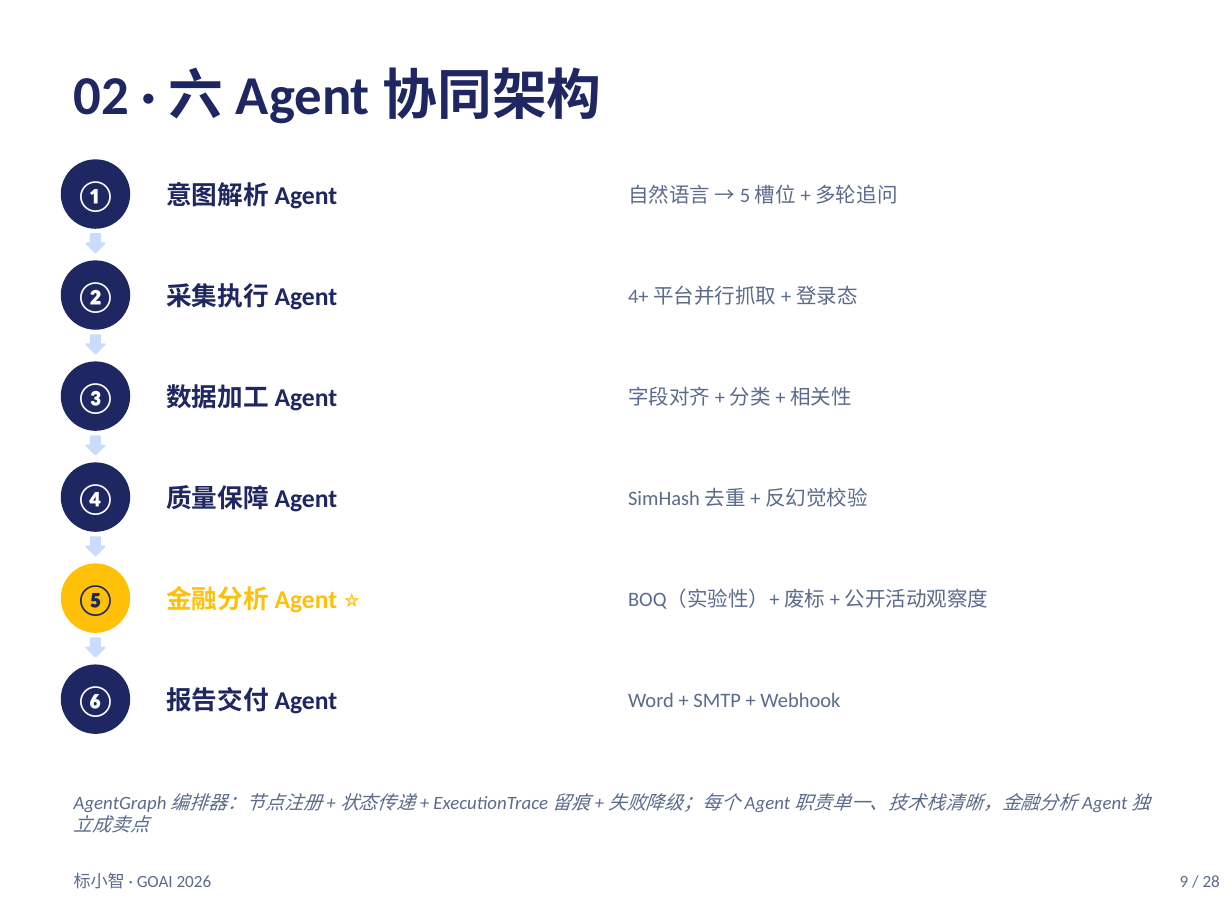
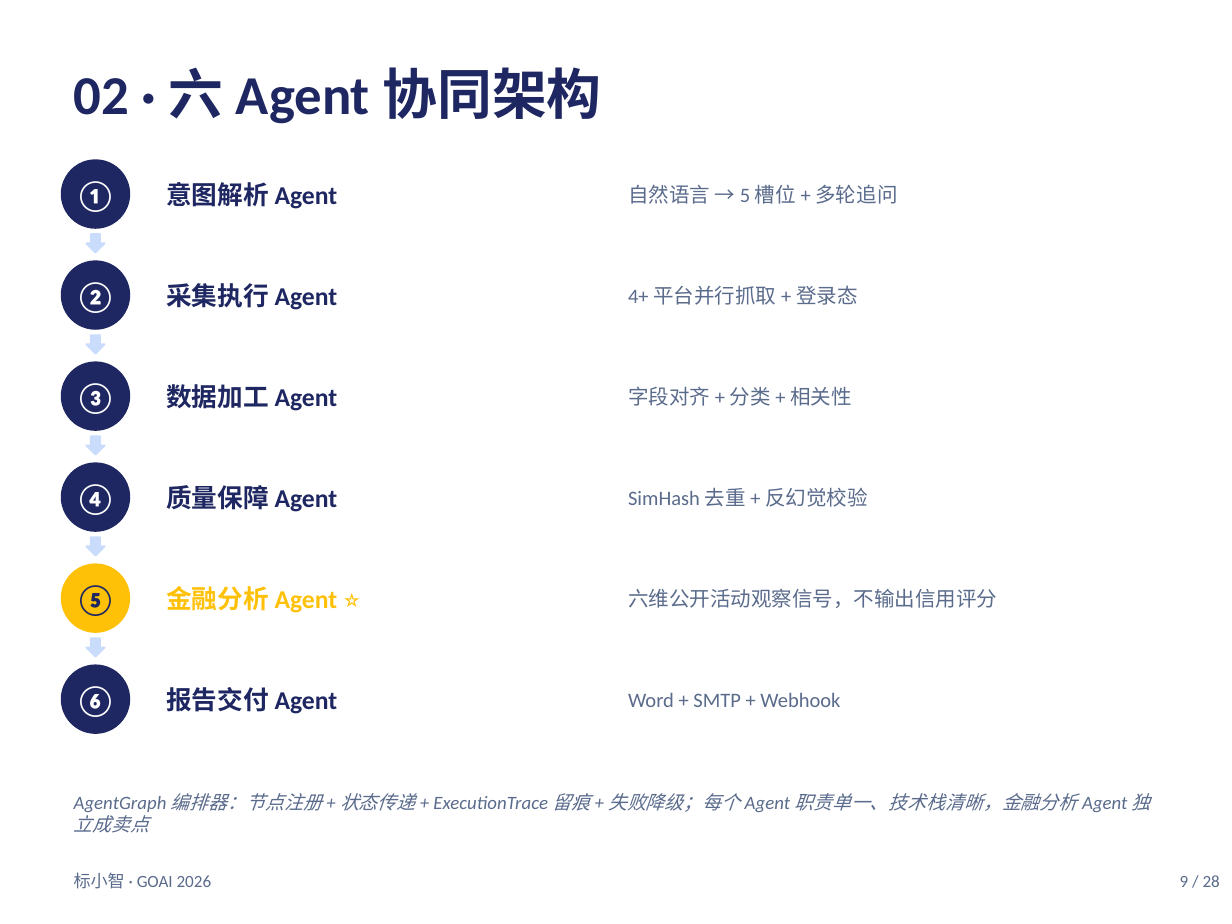
Before and after one commit to tlyyxjz/BidAgent, a slide deck: slide 9 of _w2_report/proposal.pptx. Drawn at 1232x924 pixels with LibreOffice and Linux fonts; fonts in the diff are those of the drawing. Boxes give left, top, right and bottom in pixels: in the first picture for what was removed or moved away, otherwise in the second. Text is boxed around its words. In the diff, an @@ line names an element or a change of style, - is before the commit and + after.

```diff
--- a/_w2_report/proposal.pptx
+++ b/_w2_report/proposal.pptx
@@ text at (x1=628, y1=589, x2=997, y2=608): text changed @@
-BOQ（实验性）+ 废标 + 公开活动观察度
+六维公开活动观察信号，不输出信用评分
```
Also in this commit, not shown: 9 other slides changed, 20 other files.
